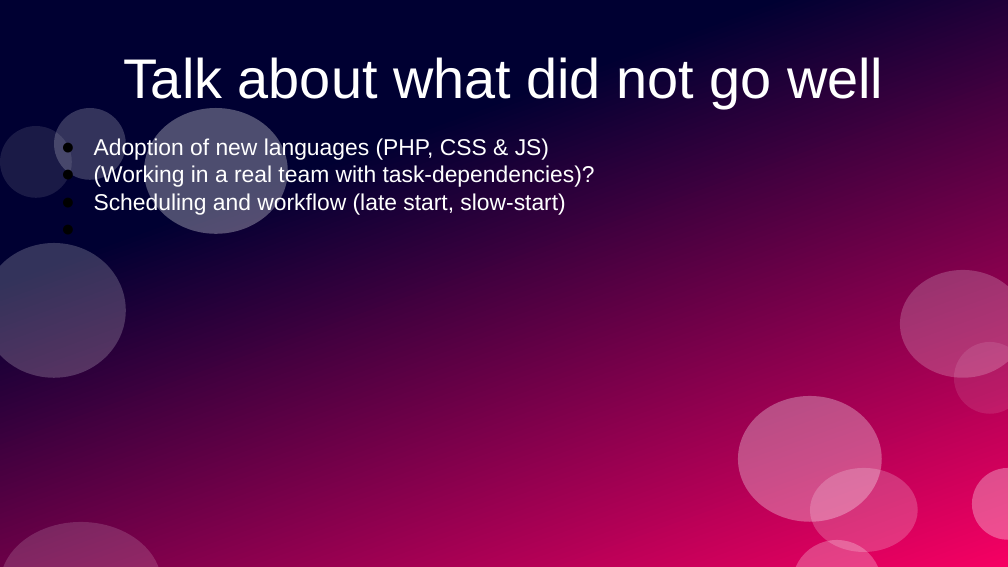
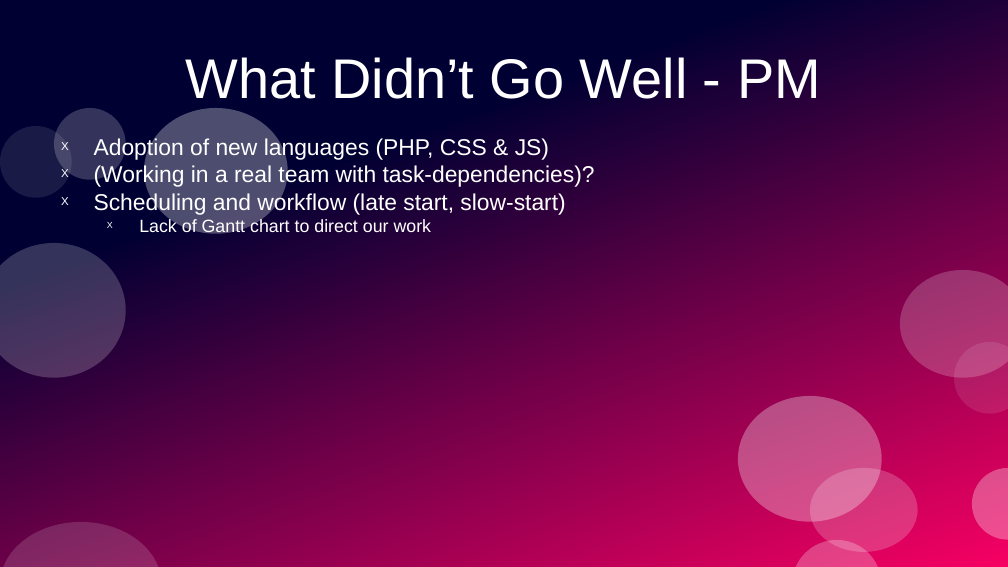
Before and after one commit to PrototypeProto/COP_4331_Small-Project, a slide deck: slide 8 of Pres.pptx (slide 6 before the commit). Drawn at 1008x567 pixels with LibreOffice and Linux fonts; fonts in the diff are those of the drawing. Boxes give left, top, right and bottom in pixels: in the first picture for what was removed or moved away, otherwise in the second. Text is boxed around its words. In the diff, an @@ line names an element or a change of style, - is before the commit and + after.

```diff
--- a/Pres.pptx
+++ b/Pres.pptx
@@ title at [186, 57, 821, 99]: text changed @@
-Talk about what did not go well
+What Didn’t Go Well - PM
@@ text at [139, 219, 432, 237]: paragraph added @@
+  X Lack of Gantt chart to direct our work
```
Also in this commit, not shown: 11 other slides changed, 7 slides added, 1 slide removed.
